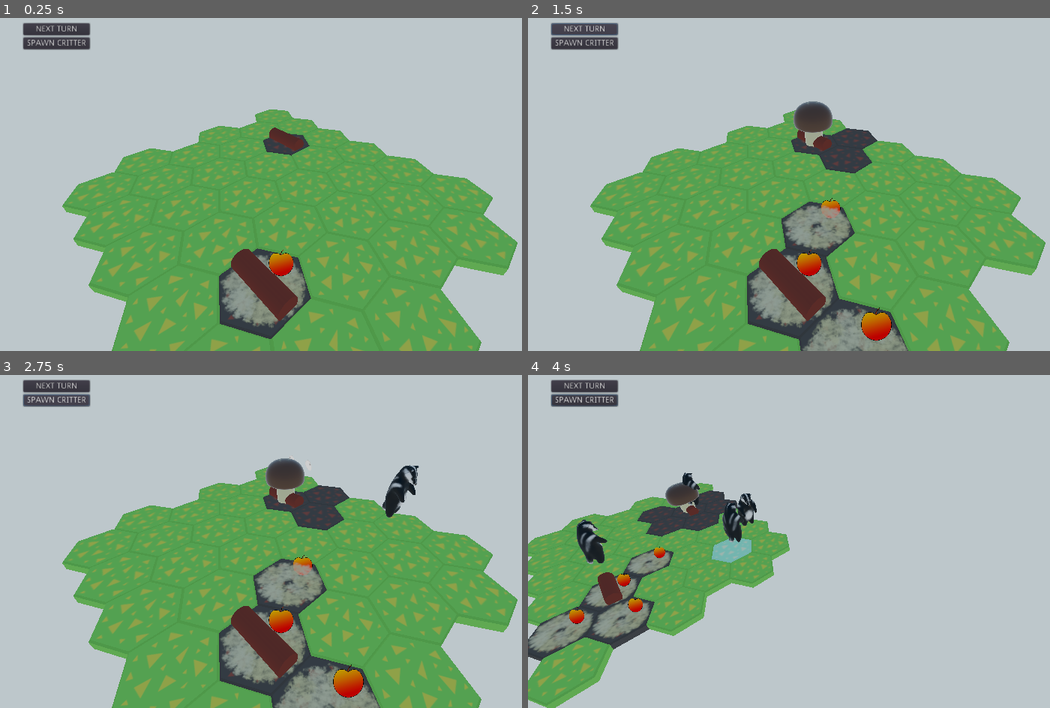
Above: before the commit, frames 1-4 (two rows, left to right).
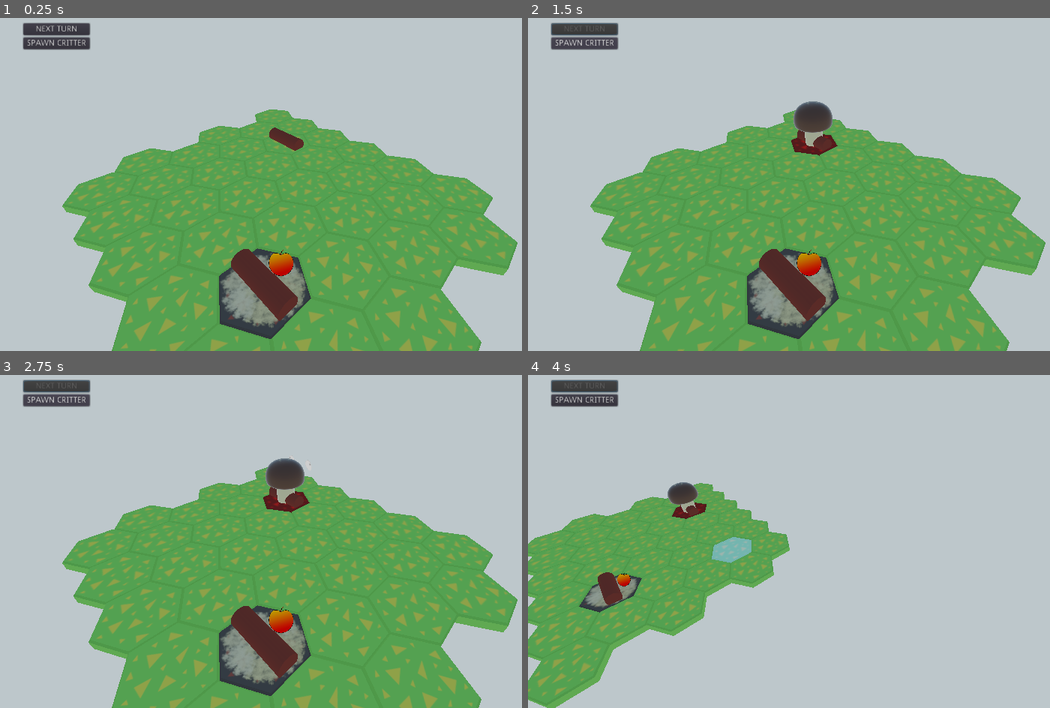
Above: after the commit, the same moments.

Repository: BVenturaDev/UMM
Game: Godot game, scene res://scenes/levels/main_level.tscn
Same seed, same stepped clock (60 frames per second), same inputs: the game is played once before the commit and once after it.
Inputs (mouse positions are in pixels of both pictures, inside the frame that each line leads up to):
- Up to frame 1 (0.25 s): no input
- Up to frame 2 (1.5 s): click "NEXT TURN" at 0.5 s; click "NEXT TURN" (after the commit: "SPAWN CRITTER") at 1.25 s
- Up to frame 3 (2.75 s): click "SPAWN CRITTER" at 2 s
- Up to frame 4 (4 s): tap Enter (ui_accept) at 2.75, 3.02, 3.77 s; move the mouse to (961, 514) at 2.77 s; hold Right (ui_right) 2.78-3.53 s; click (961, 514) at 2.92 s; move the mouse to (705, 551) at 3.52 s; hold Down (ui_down) from 3.53 s (still down)

The runs differ from the first frame. In frame 1, 0.2% of the frame differs, in the area x 50-60%, y 34-42%; in frame 2, 5.3%; in frame 3, 5.9%, in the area x 4-81%, y 1-100%; in frame 4, 5.6%.
Error after the commit: Parse Error: Can't preload resource at path: res://scenes/entities/critter.tscn (res://src/states/game/nature_turn.gd:4)

Commit message:
Fix UI to avoid spawn critter on Enter

Diff:
--- a/scenes/entities/critter.tscn
+++ b/scenes/entities/critter.tscn
@@ -10,6 +10,7 @@
 [ext_resource path="res://src/states/critter/die.gd" type="Script" id=8]
 [ext_resource path="res://scenes/entities/critter_model.tscn" type="PackedScene" id=9]
 [ext_resource path="res://scenes/entities/resource_critter.tscn" type="PackedScene" id=10]
+[ext_resource path="res://scenes/entities/calculate_path.gd" type="Script" id=11]
 
 [node name="critter" type="Spatial" groups=[
 "nature",
@@ -30,6 +31,10 @@
 
 [node name="wander" type="Node" parent="state_machine"]
 script = ExtResource( 5 )
+DEBUG = true
+
+[node name="calculate_path" type="Node" parent="state_machine"]
+script = ExtResource( 11 )
 DEBUG = true
 
 [node name="move_to_shroom" type="Node" parent="state_machine"]
--- a/scenes/levels/main_level.tscn
+++ b/scenes/levels/main_level.tscn
@@ -48,6 +48,9 @@
 func _disable_button():
 	self.disabled = true
 
+func _ready() -> void:
+	focus_mode = Control.FOCUS_NONE
+
 func _on_pressed() -> void:
 	GameSignals.emit_signal(\"spawn_critter\")
 
@@ -66,7 +69,7 @@
 
 [node name="nature_turn" type="Node" parent="state_machine"]
 script = ExtResource( 8 )
-spawn_critter_turns = 1000
+spawn_critter_turns = 10
 max_critter_alive = 7
 
 [node name="grid" parent="." instance=ExtResource( 2 )]
@@ -105,6 +108,8 @@
 margin_top = 24.0
 margin_right = 113.0
 margin_bottom = 44.0
+focus_mode = 0
+enabled_focus_mode = 0
 text = "SPAWN CRITTER"
 script = SubResource( 4 )
 __meta__ = {
--- a/src/singletons/globals.gd
+++ b/src/singletons/globals.gd
@@ -1,7 +1,7 @@
 extends Node
 
 # Constants
-const DEBUG: bool = true
+const DEBUG: bool = false
 const DEBUG_SM: bool = false
 # Map size - *** MUST BE EVEN ***
 const MAP_SIZE: int = 6
--- a/src/states/critter/begin_turn.gd
+++ b/src/states/critter/begin_turn.gd
@@ -26,7 +26,7 @@
 	if is_mushroom_close() or critter.is_eating:
 		return "eat"
 	if is_there_shroom_in_area():
-		return "move_to_shroom"
+		return "calculate_path"
 	if is_some_nearby_tile_allows_movement():
 		return "wander"
 	return "end_turn"
--- a/src/states/game/nature_turn.gd
+++ b/src/states/game/nature_turn.gd
@@ -32,9 +32,6 @@
 	GameSignals.emit_signal("exit_nature_turn")
 	state_machine.change_to(next_state)
 
-#Can add the built functions if is defined in StateMachine class
-func _process(_delta: float) -> void:
-	pass
 
 func _next_turn() -> void:
 	exit("player_turn")
@@ -58,7 +55,7 @@
 	get_tree().current_scene.add_child(critter)
 	turns_from_last_critter_spawn = 0
 	critters_alive += 1
-
+	print(turns_from_last_critter_spawn)
 
 func _died_a_critter() -> void:
 	critters_alive -= 1
Not shown: 1 places in scenes/entities/critter.tscn that only renumber resources
